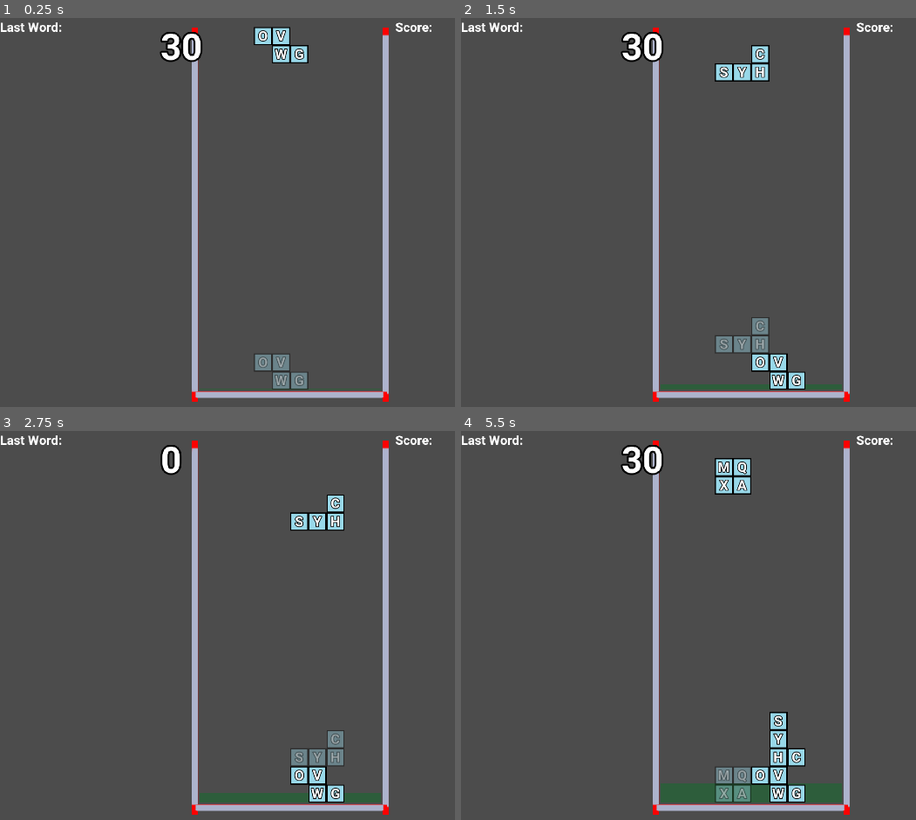
Above: before the commit, frames 1-4 (two rows, left to right).
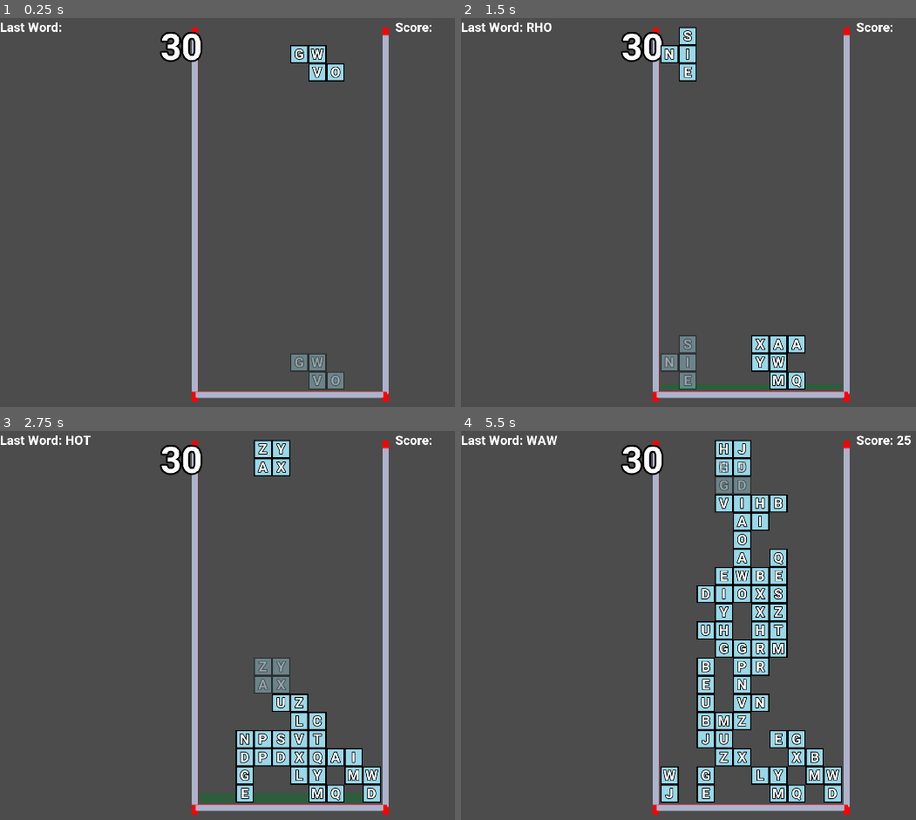
Above: after the commit, the same moments.

Repository: lmorgan42/Thesis
Game: Godot game, scene res://Main.tscn
Two runs of this game, one before a commit and one after it. Both use one fixed random seed, a clock stepped at 60 frames per second and the inputs below.
Inputs (mouse positions are in pixels of both pictures, inside the frame that each line leads up to):
- Up to frame 1 (0.25 s): no input
- Up to frame 2 (1.5 s): move the mouse to (outside the picture) at 0.52 s; hold Right (move_block_right) 0.53-1.28 s; hold E (rotate_block_clockwise) 0.53-1.28 s; click (outside the picture) at 0.67 s; tap W (rotate_block_counterclockwise) at 0.8, 1.35 s; move the mouse to (670, 231) at 1.27 s; hold Space (slam_down) from 1.28 s (still down)
- Up to frame 3 (2.75 s): tap E (rotate_block_clockwise) at 1.55 s; move the mouse to (418, 539) at 2.02 s; release Space (slam_down) at 2.03 s; hold Right (move_block_right) from 2.03 s (still down); hold Down (fast_fall) from 2.03 s (still down); tap W (rotate_block_counterclockwise) at 2.3 s
- Up to frame 4 (5.5 s): move the mouse to (774, 703) at 2.77 s; release Down (fast_fall) at 2.78 s; tap E (rotate_block_clockwise) at 2.85, 4.35 s; click (774, 703) at 2.92 s; move the mouse to (outside the picture) at 3.52 s; release Right (move_block_right) at 3.53 s; hold W (rotate_block_counterclockwise) 3.53-4.28 s; hold Left (move_block_left) 3.53-5.03 s; move the mouse to (602, 567) at 4.27 s; move the mouse to (843, 625) at 5.02 s; hold Space (slam_down) from 5.03 s (still down); hold W (rotate_block_counterclockwise) from 5.03 s (still down); click (843, 625) at 5.17 s

The runs differ from the first frame. In frame 1, 2.3% of the frame differs, in the area x 55-76%, y 2-96%; in frame 2, 3.3%; in frame 3, 6.7%; in frame 4, 12%, in the area x 14-99%, y 1-96%.

Commit message:
Added random ai and buggy game over

Diff:
--- /dev/null
+++ b/AIInputManager.gd
@@ -0,0 +1,36 @@
+extends Node
+
+signal finished
+
+var commandQueue = []
+var inputting = false
+var stopOnEmpty = true
+var delay = true
+
+func init():
+	$"Random agent AI".init()
+
+func executeNext():
+	if commandQueue.empty(): return false
+	var ev = InputEventAction.new()
+	ev.action = commandQueue.pop_front()
+	ev.pressed = true
+	Input.parse_input_event(ev)
+	return true
+
+func addCommand(command):
+	commandQueue.push_back(command)
+
+func start(stopOnEmpty = true):
+	self.inputting = true
+	self.stopOnEmpty = stopOnEmpty
+	#yield(get_tree().create_timer(1.0), "timeout")
+	executeNext()
+
+func _on_Main_input_compelted():
+	if self.inputting:
+		yield(get_tree().create_timer(0.2), "timeout")
+		var full = executeNext()
+		if not full and self.stopOnEmpty:
+			self.inputting = false
+			emit_signal("finished")
--- a/Main.gd
+++ b/Main.gd
@@ -9,6 +9,8 @@
 export var DefualtHoldSpeed = 1
 
 const MIN_WORD_LEN = 3
+
+signal input_compelted
 
 var curNimo
 var ghostNimo
@@ -26,6 +28,8 @@
 var scoreAddition = 0.5;
 var scoreCapTime = 0.0
 var holdingTime = 5
+var aicontrolled = true
+var blockInput = false
 
 func _ready():
 
@@ -44,6 +48,18 @@
 	$PlaySpace.setScorePercent(0)
 	$DroppingTimer.wait_time = DefualtDropSpeed
 	createNimo(blockMaker.getNextNimo())
+	if aicontrolled: $AIInputManager.init()
+
+	#Testing code
+	$AIInputManager.addCommand("move_block_right")
+	$AIInputManager.addCommand("move_block_right")
+	$AIInputManager.addCommand("move_block_right")
+	$AIInputManager.addCommand("slam_down")
+	$AIInputManager.addCommand("move_block_right")
+	$AIInputManager.addCommand("move_block_right")
+	$AIInputManager.addCommand("move_block_right")
+	$AIInputManager.addCommand("slam_down")
+	$AIInputManager.start()
 
 
 func createNimo(nimoDesc):
@@ -51,6 +67,9 @@
 	curNimo = NimoResource.instance()
 	curNimo.init(self, $PlaySpace.getOrigin(), nimoDesc)
 	self.add_child(curNimo)
+	for block in curNimo.blocks:
+		if superNimo.checkCollision(block.coords):
+			self.gameOver()
 
 	ghostNimo = NimoResource.instance()
 	ghostNimo.init(self, $PlaySpace.getOrigin(), nimoDesc)
@@ -63,6 +82,8 @@
 	$HoldingTimer.start()
 
 func _input(event):
+	if blockInput: return
+	var invalidInput = false
 	if event.is_action_pressed("move_block_right"):
 		curNimo.move(1,0)
 		ghostNimo.updateGhostPosition(curNimo)
@@ -92,6 +113,10 @@
 	elif event.is_action_pressed("rotate_letters_right"):
 		curNimo.rotateLetters(1)
 		ghostNimo.rotateLetters(1)
+	else:
+		invalidInput = true
+	if not invalidInput:
+		emit_signal("input_compelted")
 
 
 func _on_Timer_timeout():
@@ -226,3 +251,11 @@
 func recalcScoreTracker():
 	var scoreCap = (neededScore * 0.5) + 50
 	$PlaySpace.setScorePercent((neededScore - score)/scoreCap)
+
+func gameOver():
+	print("game over")
+	blockInput = true
+	$DroppingTimer.stop()
+	$HoldingTimer.stop()
+	$ScoreBuildupTimer.stop()
+	$HoldingTimeLbl.text = "GAME OVER"
--- a/Main.tscn
+++ b/Main.tscn
@@ -1,8 +1,10 @@
-[gd_scene load_steps=7 format=2]
+[gd_scene load_steps=9 format=2]
 
 [ext_resource path="res://PlaySpace.tscn" type="PackedScene" id=1]
 [ext_resource path="res://Main.gd" type="Script" id=2]
 [ext_resource path="res://Assets/Roboto-Bold.ttf" type="DynamicFontData" id=3]
+[ext_resource path="res://AIInputManager.gd" type="Script" id=4]
+[ext_resource path="res://Random agent AI.gd" type="Script" id=5]
 
 [sub_resource type="DynamicFont" id=3]
 size = 35
@@ -24,6 +26,12 @@
 DefualtHoldSpeed = 30
 
 [node name="PlaySpace" parent="." instance=ExtResource( 1 )]
+
+[node name="AIInputManager" type="Node" parent="."]
+script = ExtResource( 4 )
+
+[node name="Random agent AI" type="Node" parent="AIInputManager"]
+script = ExtResource( 5 )
 
 [node name="ScoreLbl" type="Label" parent="."]
 margin_left = 1090.0
@@ -65,6 +73,8 @@
 wait_time = 0.25
 autostart = true
 
+[connection signal="input_compelted" from="." to="AIInputManager" method="_on_Main_input_compelted"]
+[connection signal="finished" from="AIInputManager" to="AIInputManager/Random agent AI" method="_on_AIInputManager_finished"]
 [connection signal="timeout" from="HoldingTimer" to="." method="_on_HoldingTimer_timeout"]
 [connection signal="timeout" from="DroppingTimer" to="." method="_on_Timer_timeout"]
 [connection signal="timeout" from="ScoreBuildupTimer" to="." method="_on_ScoreBuildupTimer_timeout"]
--- /dev/null
+++ b/Random agent AI.gd
@@ -0,0 +1,19 @@
+extends Node
+
+const Max_Moves = 8
+const Possible_Moves = ["move_block_right", "move_block_left", "rotate_block_clockwise", "rotate_block_counterclockwise"]
+
+var rng = RandomNumberGenerator.new()
+
+func init():
+	createMoveSequence()
+
+func createMoveSequence():
+	var moves = rng.randi_range(1, Max_Moves)
+	for i in range(moves):
+		get_parent().addCommand(Possible_Moves[rng.randi_range(0, len(Possible_Moves) - 1)])
+	get_parent().addCommand("slam_down")
+	get_parent().start()
+
+func _on_AIInputManager_finished():
+	createMoveSequence()
